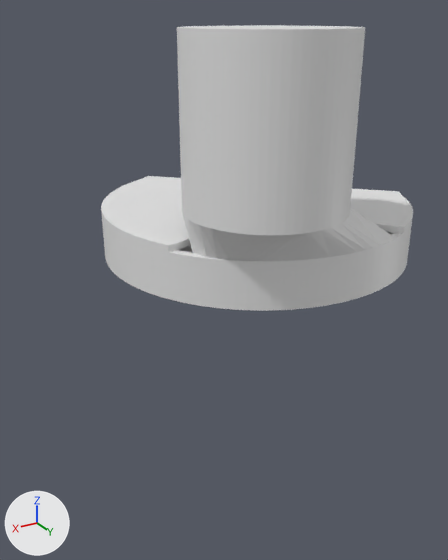
The Blender file feeder.blend: old version first, new version second.
Before and after are seen from a 50 mm camera at (11.11, 16.49, 6.25) aimed at (2.15, 1.57, -1.21). The axes (+X, +Y, +Z) are drawn at lower left. The lights are the same throughout.

In view in the first picture: 'Container', 'Container.Holder', 'Holder', 'Plate'.
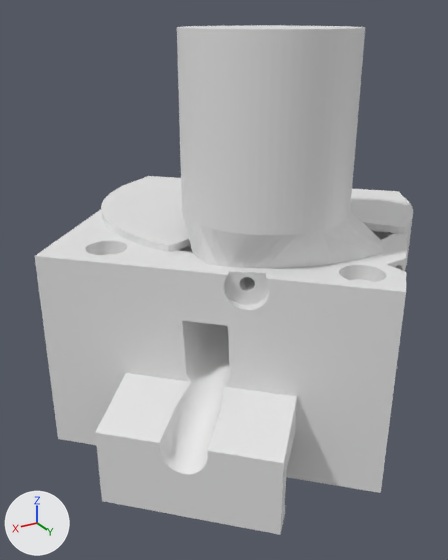
Pixel boxes (x1, y1, x2, y2) of what changed, in the pictures (448 x 560 px; the box of a moved part takes in the faces that stretch with it):
'Plate.001', added: after (41, 304, 399, 535)
'Container', reshaped: before (177, 41, 393, 261); after (177, 41, 385, 268)
'Plate', reshaped: before (102, 219, 412, 311); after (35, 209, 412, 346)
part 1 of me_circle, moved or reshaped: before (188, 208, 393, 261); after (188, 210, 385, 268)
part 2 of me_cylinder_007, cut back: before (102, 219, 405, 311); after (35, 209, 407, 346)

The change, as a list of edits to the scene's bpy script:
```text
Change me_cylinder_007:
    used by ob_plate; location = (0.0, 0.0, 0.0)
    remove me_cylinder_007.from_pydata(...)  # 270 vertices, 206 faces; spans x -4.85..5.0, y -4.85..5.0, z -1.0..0.4
    add me_cylinder_007.from_pydata(...)  # 194 vertices, 128 faces; spans x -4.85..7.52, y -4.85..7.52, z -1.0..0.4
    me_cylinder_007 part 2
    78 vertices are removed from x -2.13..5.0, y -2.13..5.0, z -1.0..0.4
    83 faces are deleted
    2 vertices move from x -2.13..4.52, y -2.13..4.52, z -1.0 to x 0.87..7.52, y 0.87..7.52, z -1.0
    2 vertices are added at (7.52, 0.87, 0.4), (0.87, 7.52, 0.4)
    5 new faces join them
Change me_circle:
    used by ob_container; location = (-0.02, 3.29, -0.4); rotation_euler = (0.0, 0.0, 0.78), in degrees (0, 0, 45)
    remove me_circle.from_pydata(...)  # 965 vertices, 971 faces; spans x -1.17..3.36, y -3.66..2.08, z 0.03..6.04
    add me_circle.from_pydata(...)  # 961 vertices, 967 faces; spans x -1.17..3.36, y -3.66..1.88, z 0.03..6.04
    me_circle part 1
    6 vertices are removed from x -0.46..0.55, y 1.74..2.08, z 0.8
    45 faces are deleted
    7 vertices in x 1.24..2.65, y -2.33..1.17, z 0.8 move by (0.47, 0.13, 0.0)
    6 vertices in x 0.79..2.63, y -2.63..1.56, z 0.8 move by (0.47, 0.14, 0.0)
    3 vertices in x 1.44..2.45, y -0.86..0.95, z 0.8 move by (0.48, 0.14, 0.0)
    1 vertex moves from x 1.81, y 0.49, z 0.8 to x 2.29, y 0.62, z 0.8
    2 vertices are added at (-0.22, 1.43, 0.8), (1.02, 1.87, 0.8)
    41 new faces join them
Add me_cylinder_001:
    me_cylinder_001.from_pydata(...)  # 71 vertices, 42 faces; spans x -1.78..7.52, y -1.78..7.52, z -5.46..-1.0
Add me_cylinder:
    me_cylinder.from_pydata(...)  # 768 vertices, 648 faces; spans x -1.1..6.24, y 0.68..7.56, z -1.47..1.52
Add me_cylinder_002:
    me_cylinder_002.from_pydata(...)  # 400 vertices, 202 faces; spans x 1.14..7.48, y 1.19..7.17, z -3.67..2.74
Add me_cube:
    me_cube.from_pydata(...)  # 20 vertices, 15 faces; spans x -0.83..1.64, y -0.83..1.64, z -6.05..-1.55
Add ob_plate_001:
    ob_plate_001 = bpy.data.objects.new('Plate.001', me_cylinder_001)
    ob_plate_001.location = (0.0, 0.0, 0.0)
    _m = ob_plate_001.modifiers.new('Boolean.001', 'BOOLEAN')
    _m.object = ob_screws_001
    _m.solver = 'FLOAT'
    _m = ob_plate_001.modifiers.new('Boolean', 'BOOLEAN')
    _m.object = ob_holes_001
    _m.solver = 'FLOAT'
    _m = ob_plate_001.modifiers.new('Boolean.002', 'BOOLEAN')
    _m.object = ob_motor_hole
    _m.solver = 'FLOAT'
Add ob_screws_001:
    ob_screws_001 = bpy.data.objects.new('Screws.001', me_cylinder)
    ob_screws_001.location = (0.0, 0.0, 0.0)
    ob_screws_001.hide_set(True)
Add ob_holes_001:
    ob_holes_001 = bpy.data.objects.new('Holes.001', me_cylinder_002)
    ob_holes_001.location = (0.0, 0.0, -0.6)
    ob_holes_001.hide_set(True)
Add ob_motor_hole:
    ob_motor_hole = bpy.data.objects.new('Motor.Hole', me_cube)
    ob_motor_hole.location = (0.0, 0.0, 0.0)
    ob_motor_hole.hide_set(True)
```
